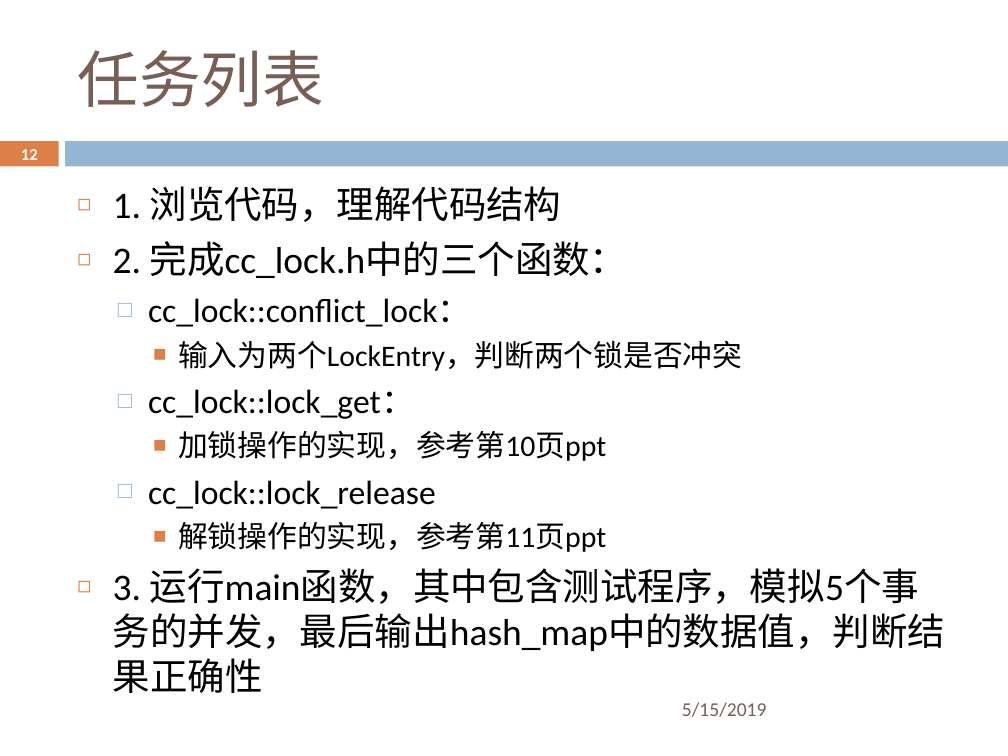
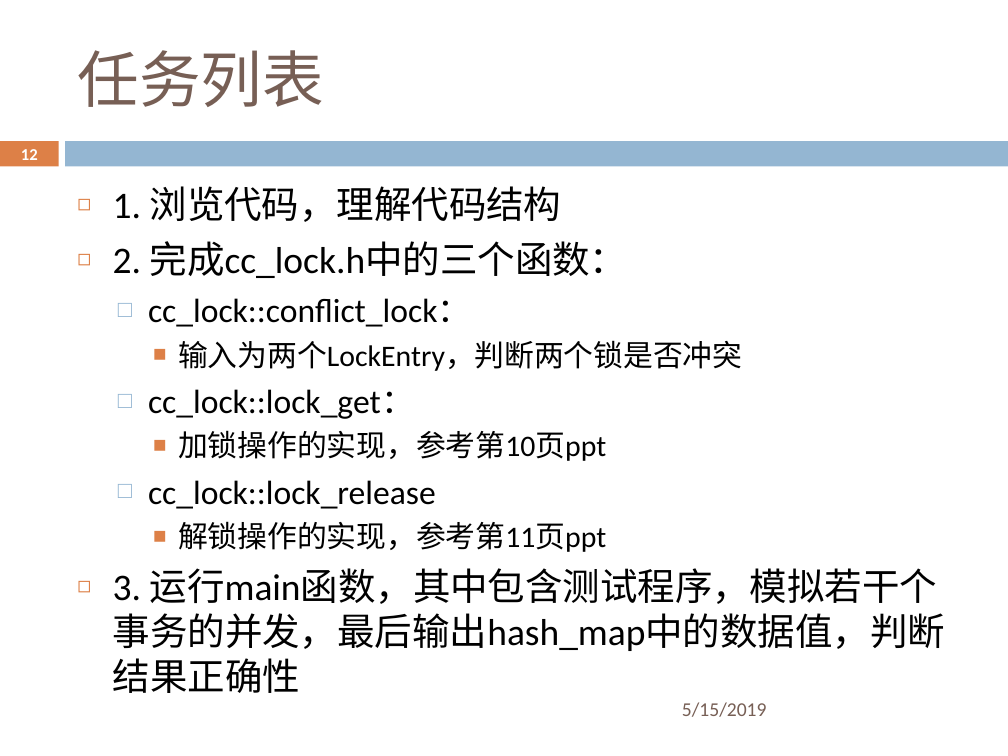
Before and after one commit to ZhangZihao270/DaSE_DBMS_Implemention, a slide deck: slide 12 of 并发控制/cc_lock/cc_lock.pptx. Drawn at 1008x756 pixels with LibreOffice and Linux fonts; fonts in the diff are those of the drawing; background and template pictures are left out. Boxes give left, top, right and bottom in pixels: in the first picture for what was removed or moved away, otherwise in the second. Text is boxed around its words. In the diff, an @@ line names an element or a change of style, - is before the commit and + after.

```diff
--- a/并发控制/cc_lock/cc_lock.pptx
+++ b/并发控制/cc_lock/cc_lock.pptx
@@ text at [113, 568, 945, 693]: text changed @@
-◻ 3. 运行main函数，其中包含测试程序，模拟5个事务的并发，最后输出hash_map中的数据值，判断结果正确性
+◻ 3. 运行main函数，其中包含测试程序，模拟若干个事务的并发，最后输出hash_map中的数据值，判断结果正确性
```
Also in this commit, not shown: 4 other slides changed.
